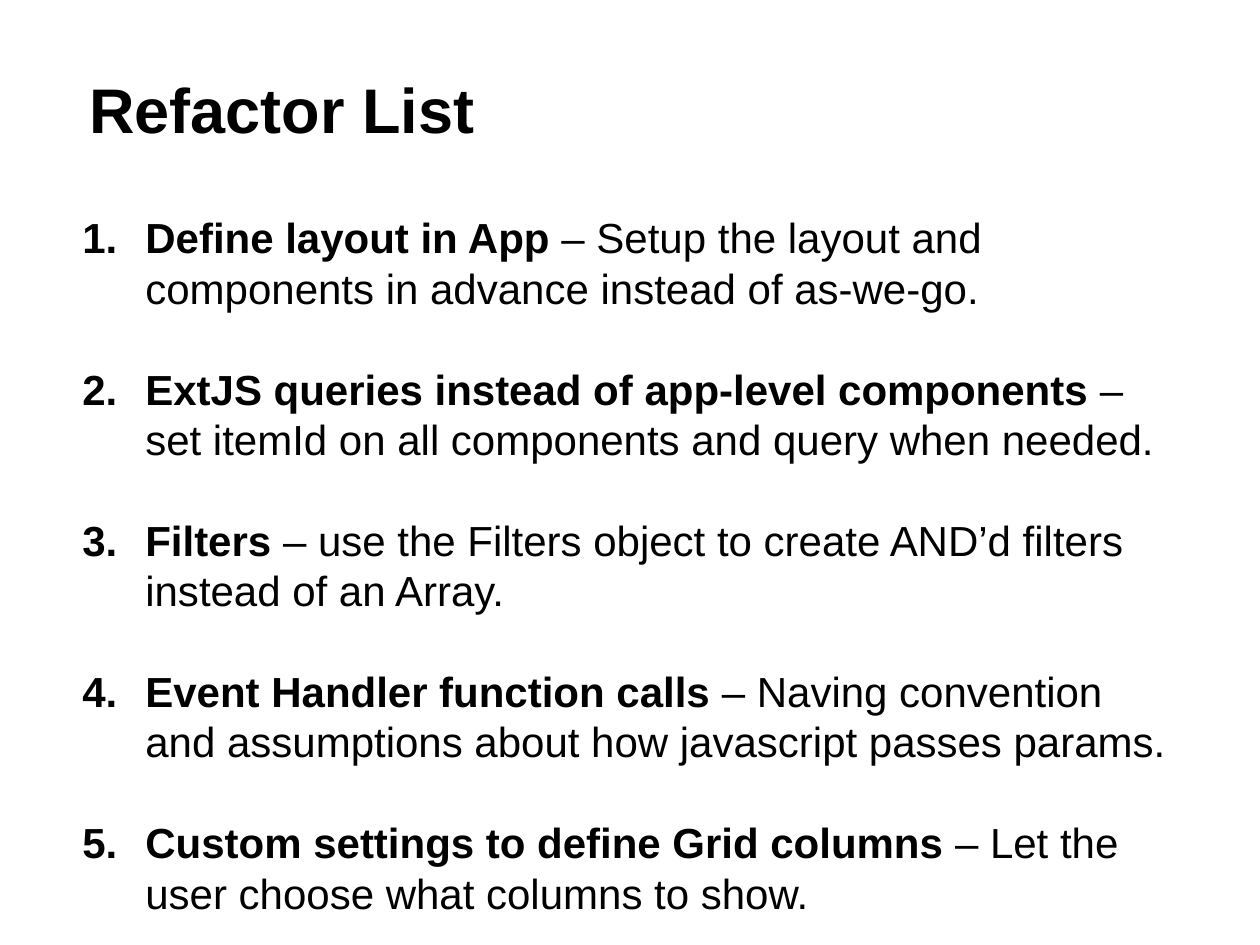
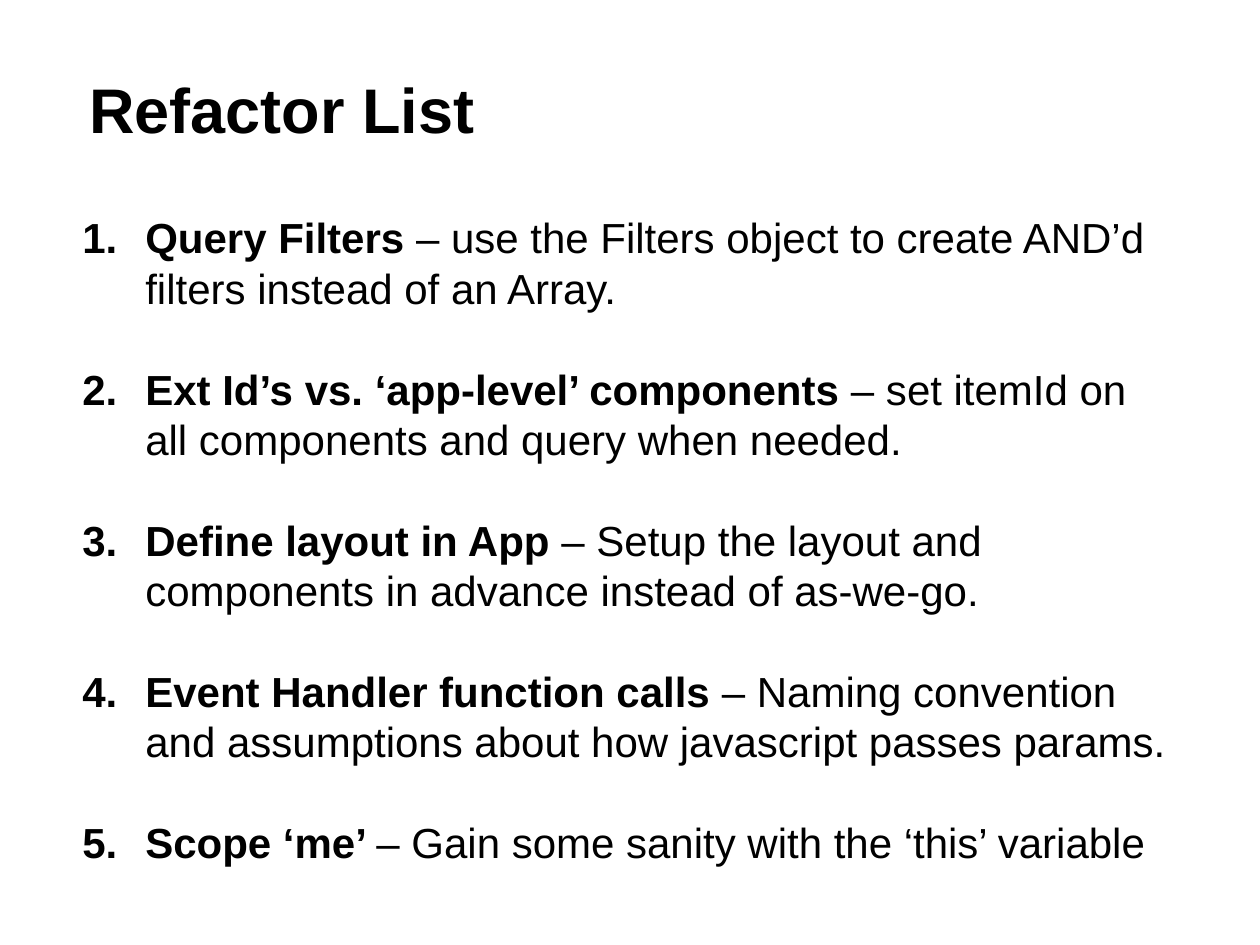
Before and after one commit to RallyCommunity/GettingStarted, a slide deck: slide 6 of session_5_grid_refactored/slides.pptx (slide 5 before the commit). Drawn at 1260x945 pixels with LibreOffice and Linux fonts; fonts in the diff are those of the drawing. Boxes give left, top, right and bottom in pixels: in the first picture for what was removed or moved away, otherwise in the second. Text is boxed around its words. In the diff, an @@ line names an element or a change of style, - is before the commit and + after.

```diff
--- a/session_5_grid_refactored/slides.pptx
+++ b/session_5_grid_refactored/slides.pptx
@@ text at box(145, 222, 1144, 463): paragraphs added @@
+1. Query Filters – use the Filters object to create AND’d filters instead of an Array.
+2. Ext Id’s vs. ‘app-level’ components – set itemId on all components and query when needed.
@@ text at box(145, 676, 1166, 867): text changed @@
-2. ExtJS queries instead of app-level components – set itemId on all components and query when needed.
-3. Filters – use the Filters object to create AND’d filters instead of an Array.
-4. Event Handler function calls – Naving convention and assumptions about how javascript passes params.
-5. Custom settings to define Grid columns – Let the user choose what columns to show.
+4. Event Handler function calls – Naming convention and assumptions about how javascript passes params.
+5. Scope ‘me’ – Gain some sanity with the ‘this’ variable
```
Also in this commit, not shown: 1 other slide changed, 1 slide added.
